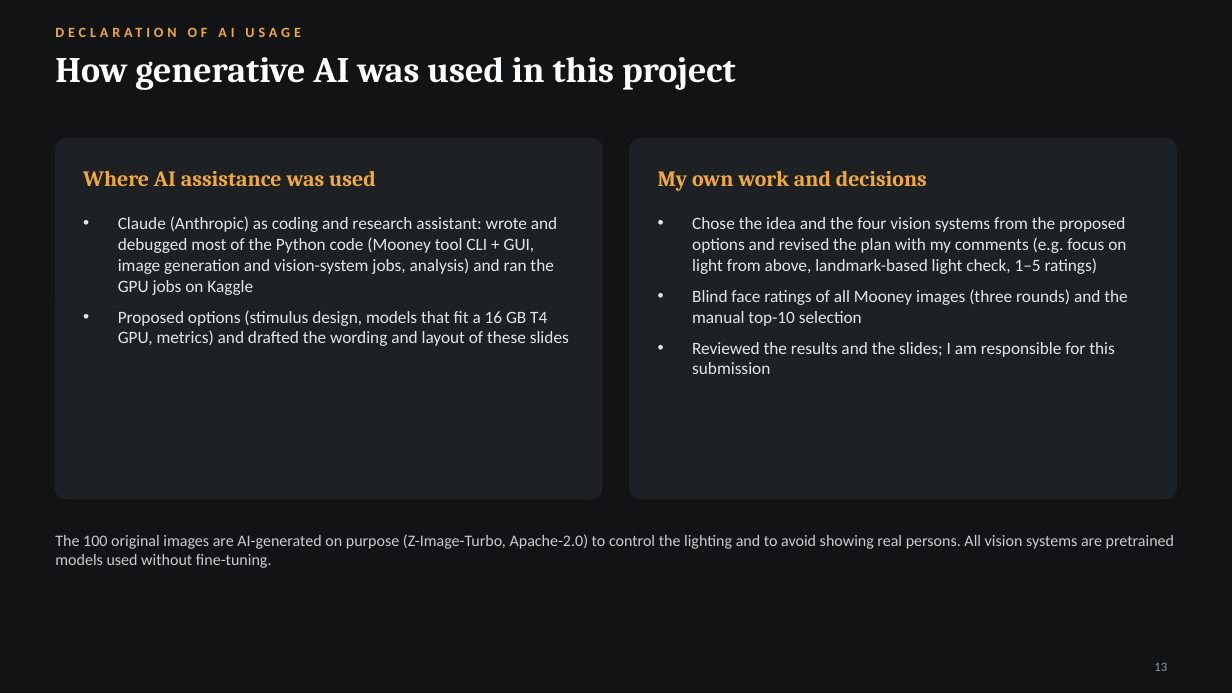
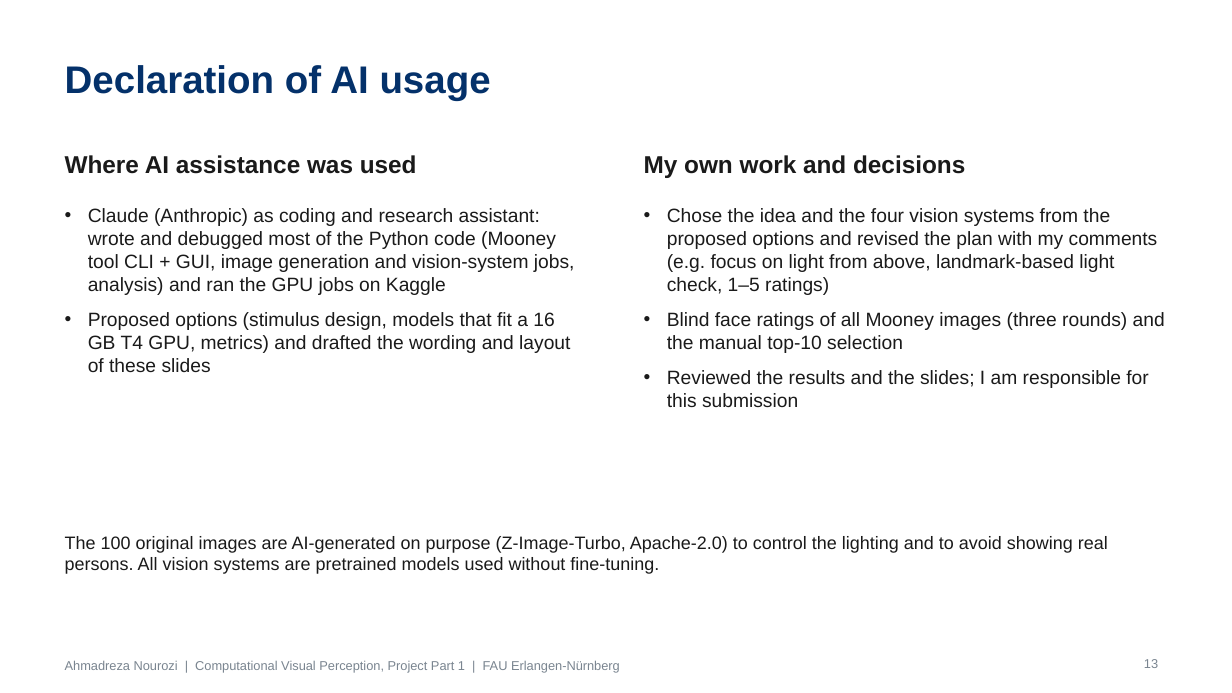
Before and after one commit to Ahmadrezanourozii/computer-vision-models-project, a slide deck: slide 13 of deliverables/Nourozi_23726011_CompVP_Part1.pptx. Drawn at 1232x693 pixels with LibreOffice and Linux fonts; fonts in the diff are those of the drawing. Boxes give left, top, right and bottom in pixels: in the first picture for what was removed or moved away, otherwise in the second. Text is boxed around its words. In the diff, an @@ line names an element or a change of style, - is before the commit and + after.

```diff
--- a/deliverables/Nourozi_23726011_CompVP_Part1.pptx
+++ b/deliverables/Nourozi_23726011_CompVP_Part1.pptx
@@ background #111315 to #FFFFFF @@
@@ title removed at [55,57,736,90] @@
-How generative AI was used in this project
@@ title at [65,65,491,101]: text changed; size 11 to 30 pt; font Calibri to Arial; text colour #F2A93B to #04316A @@
-DECLARATION OF AI USAGE
+Declaration of AI usage
@@ rounded rectangle removed at [55,139,603,499] @@
@@ text "Where AI assistance was used" at [65,155,417,174]: size 17 to 19 pt, font Cambria to Arial, text colour #F2A93B to #1A1A1A @@
@@ text "Where AI assistance was used": place and size @@
-text "Where AI assistance was used" at [83,171,376,186]
+text "Where AI assistance was used" at [65,155,417,174]
@@ rounded rectangle removed at [630,139,1177,499] @@
@@ text "My own work and decisions": place and size @@
-text "My own work and decisions" at [658,171,927,191]
+text "My own work and decisions" at [644,155,965,178]
@@ text "My own work and decisions" at [644,155,965,178]: size 17 to 19 pt, font Cambria to Arial, text colour #F2A93B to #1A1A1A @@
@@ text "Claude (Anthropic) as coding and ..." at [88,208,575,372]: size 13.5 to 15 pt, font Calibri to Arial, text colour #E3E6E8 to #1A1A1A; indent changed; more space between paragraphs @@
@@ text "Claude (Anthropic) as coding and ...": place and size @@
-text "Claude (Anthropic) as coding and ..." at [118,216,569,346]
+text "Claude (Anthropic) as coding and ..." at [88,208,575,372]
@@ text "Chose the idea and the ...": place and size @@
-text "Chose the idea and the ..." at [692,217,1127,374]
+text "Chose the idea and the ..." at [667,208,1165,407]
@@ text "Chose the idea and the ..." at [667,208,1165,407]: size 13.5 to 15 pt, font Calibri to Arial, text colour #E3E6E8 to #1A1A1A; indent changed; more space between paragraphs @@
@@ text "The 100 original images are ...": place and size @@
-text "The 100 original images are ..." at [55,534,1174,568]
+text "The 100 original images are ..." at [65,536,1108,574]
@@ text "The 100 original images are ..." at [65,536,1108,574]: size 12.5 to 14 pt, font Calibri to Arial, text colour #C9CED3 to #1A1A1A; vertical alignment middle to top @@
@@ page number: place and size @@
-page number at [1154,663,1167,671]
+page number at [1144,659,1158,668]
@@ page number at [1144,659,1158,668]: font Calibri to Arial, text colour #8E9AA3 to #7A8590 @@
@@ text added at [65,660,620,673], 10 pt, text #7A8590 @@
+Ahmadreza Nourozi | Computational Visual Perception, Project Part 1 | FAU Erlangen-Nürnberg
```
Also in this commit, not shown: 13 other slides changed, 3 other files.
